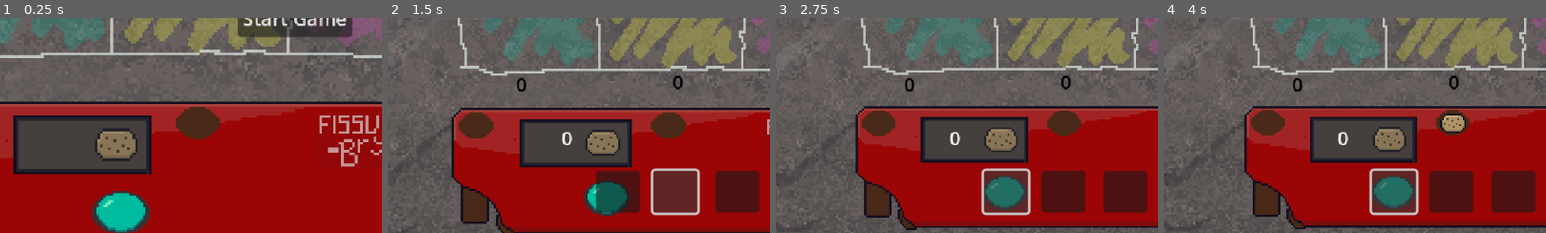
Above: before the commit, frames 1-4 (left to right).
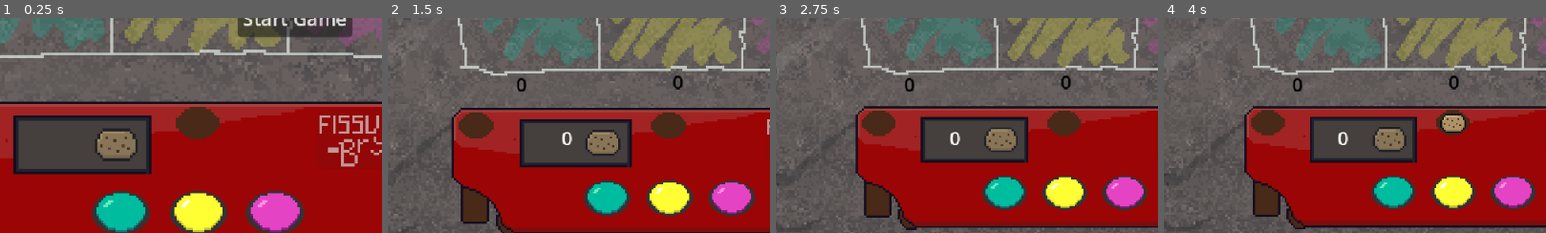
Above: after the commit, the same moments.

Repository: Sooshimi/golden-biscuit
Game: Godot game, scene res://scenes/battle_screen.tscn
Two runs of this game, one before a commit and one after it. Both use one fixed random seed, a clock stepped at 60 frames per second and the inputs below.
Inputs (mouse positions are % of the whole screen's width and height, from its top left):
- Up to frame 1 (0.25 s): no input
- Up to frame 2 (1.5 s): click "Start Game" at 0.5 s; click (49, 90) at 1.27 s
- Up to frame 3 (2.75 s): click (41, 90) at 2.02 s
- Up to frame 4 (4 s): click (57, 90) at 2.77 s; click (41, 90) at 3.52 s
The pictures show only the part of the screen within x 11-61%, y 50-100%; the shares and areas given below are measured in that part.

The runs differ from the first frame. In frame 1, 4.8% of the frame differs, in the area x 44-80%, y 80-100%; in frame 2, 7.5%, in the area x 54-98%, y 69-93%; in frame 3, 6.9%; in frame 4, 7.0%.

Commit message:
Add new SFX imports and update battle screen UI
Added import files for new sound effects: claw, paw, roar, and cookies_run_out. Updated battle_screen.tscn to include a new scissors button texture, adjusted button positions, and set button modulate properties for improved UI handling.

Diff:
--- a/scenes/battle_screen.tscn
+++ b/scenes/battle_screen.tscn
@@ -14,6 +14,7 @@
 [ext_resource type="Texture2D" uid="uid://uwi4qti11bga" path="res://assets/panel_1.png" id="11_qm3lx"]
 [ext_resource type="Texture2D" uid="uid://oktq0wjvjpw4" path="res://assets/Rock_button_green.png" id="13_81rp5"]
 [ext_resource type="Texture2D" uid="uid://di3glr466vgou" path="res://assets/paper_button_yellow.png" id="14_20e4q"]
+[ext_resource type="Texture2D" uid="uid://o1hlghtu3582" path="res://assets/Scissors_button_pink.png" id="15_20e4q"]
 
 [sub_resource type="RectangleShape2D" id="RectangleShape2D_jkca0"]
 size = Vector2(102.594, 118.75)
@@ -166,18 +167,21 @@
 [node name="UI" type="CanvasLayer" parent="."]
 
 [node name="PawButton" type="Button" parent="UI"]
+modulate = Color(1, 1, 1, 0)
 offset_left = 247.0
 offset_top = 308.0
 offset_right = 284.0
 offset_bottom = 343.0
 
 [node name="ClawButton" type="Button" parent="UI"]
-offset_left = 295.0
+modulate = Color(1, 1, 1, 0)
+offset_left = 297.0
 offset_top = 308.0
-offset_right = 332.0
+offset_right = 334.0
 offset_bottom = 343.0
 
 [node name="Roarbutton" type="Button" parent="UI"]
+modulate = Color(1, 1, 1, 0)
 offset_left = 347.0
 offset_top = 308.0
 offset_right = 384.0
@@ -297,19 +301,19 @@
 region_enabled = true
 region_rect = Rect2(103, 36, 25, 19)
 
-[node name="ClawButton" type="Sprite2D" parent="."]
-position = Vector2(265, 326)
+[node name="PawButton2" type="Sprite2D" parent="."]
+position = Vector2(315.215, 326)
 scale = Vector2(1.5, 1.5)
 texture = ExtResource("14_20e4q")
 region_enabled = true
 region_rect = Rect2(147, 36, 25, 19)
 
 [node name="PawButton3" type="Sprite2D" parent="."]
-position = Vector2(265, 326)
+position = Vector2(365.22, 326)
 scale = Vector2(1.5, 1.5)
-texture = ExtResource("13_81rp5")
+texture = ExtResource("15_20e4q")
 region_enabled = true
-region_rect = Rect2(103, 36, 25, 19)
+region_rect = Rect2(191, 36, 25, 19)
 
 [node name="GameOver" type="CanvasLayer" parent="."]
 visible = false
Not shown, added: audio/SFX/stings/claw_sound.mp3.import
Not shown, added: audio/SFX/stings/cookies_run_out.mp3.import
Not shown, added: audio/SFX/stings/paw_sound.mp3.import
Not shown, added: audio/SFX/stings/roar_sound.mp3.import
Not shown: 1 places in scenes/battle_screen.tscn that only renumber resources
